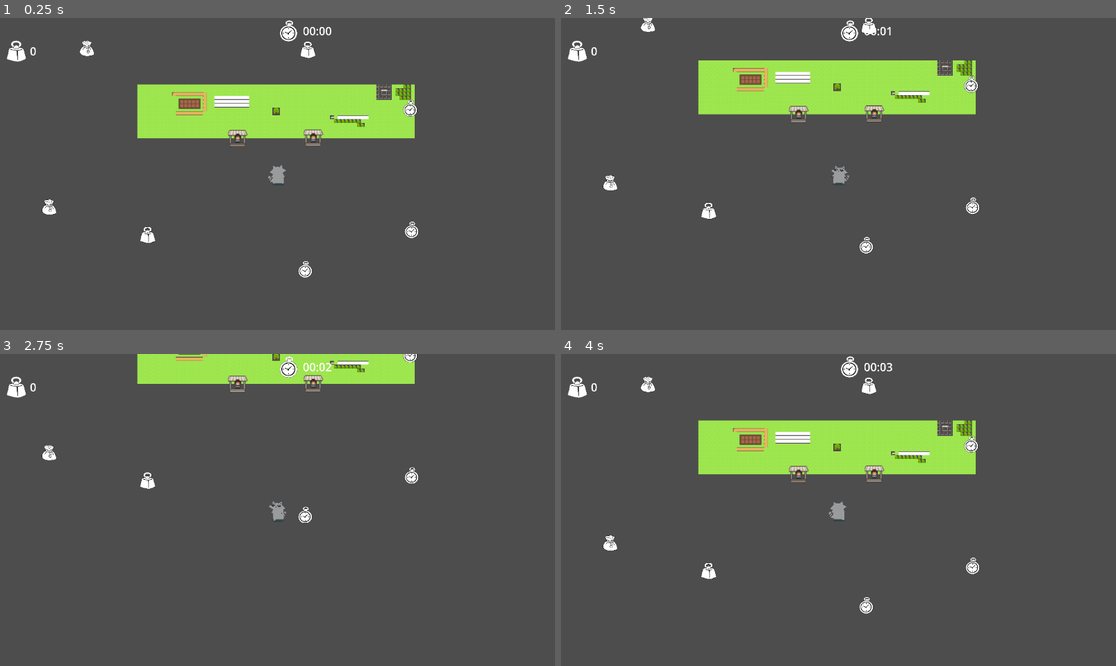
Above: before the commit, frames 1-4 (two rows, left to right).
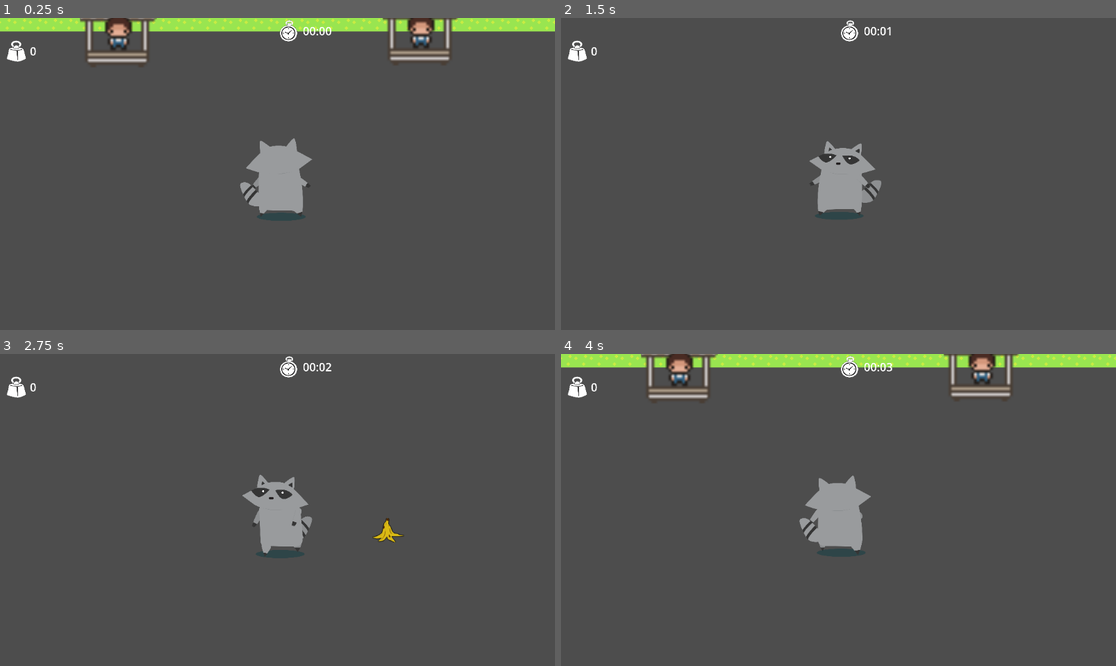
Above: after the commit, the same moments.

Repository: Lu-ni/upsi-jam-6
Game: Godot game, scene res://scenes/MainScene.tscn
Same seed, same stepped clock (60 frames per second), same inputs: the game is played once before the commit and once after it. The engine's default icon, where the game draws it, is replaced by a stand-in: a white triangle on a blue panel in a dark square.
Inputs:
- Up to frame 1 (0.25 s): no input
- Up to frame 2 (1.5 s): tap Enter at 0.5 s; hold Right (shop_right) 0.53-1.28 s; tap E (petals) at 0.6 s; tap Down (shop_buy) at 0.77 s; tap Space at 1.25 s; hold S (ui_down) from 1.28 s (still down); tap P at 1.35 s
- Up to frame 3 (2.75 s): tap Down (shop_buy) at 1.52 s; release S (ui_down) at 2.03 s; hold Right (shop_right) from 2.03 s (still down); tap X at 2.1 s
- Up to frame 4 (4 s): release Right (shop_right) at 2.78 s; hold W (ui_up) 2.78-3.53 s; tap R at 2.85 s; tap Down (shop_buy) at 3.02, 3.77 s; hold Left (shop_left) from 3.53 s (still down); tap E (petals) at 3.6 s

The runs differ from the first frame. In frame 1, 16% of the frame differs, in the area x 0-100%, y 0-84%; in frame 2, 11%; in frame 3, 6.9%; in frame 4, 16%.

Commit message:
fix sprite

Diff:
--- a/globals/GlobalItemList.gd
+++ b/globals/GlobalItemList.gd
@@ -2,9 +2,9 @@
 
 var items: Dictionary[String, Item] = {}
 func _enter_tree() -> void:
-	add_item_to_list("PODS", Item.ITEM_TYPE.ELECTRONICS, 100, 2, "res://assets/icons/pods.png")
-	add_item_to_list("TIME", Item.ITEM_TYPE.PRECIOUS, 300, 5, "res://assets/icons/time.png")
-	add_item_to_list("VALUE", Item.ITEM_TYPE.PRECIOUS, 500, 1, "res://assets/icons/value.png")
+	add_item_to_list("apple", Item.ITEM_TYPE.COSUMABLE, 100, 2, "res://assets/sprites/items-and-more/apple.svg")
+	add_item_to_list("banana", Item.ITEM_TYPE.COSUMABLE, 300, 5, "res://assets/sprites/items-and-more/banana-peal.svg")
+	add_item_to_list("bottle", Item.ITEM_TYPE.COSUMABLE, 500, 1, "res://assets/sprites/items-and-more/bottle.svg")
 func add_item_to_list(name, type, value, weight, texture):
 	items[name] = Item.new()
 	items[name].item_name = name
--- a/scenes/MainScene.tscn
+++ b/scenes/MainScene.tscn
@@ -3,8 +3,7 @@
 [ext_resource type="Texture2D" uid="uid://drsmvpdhbasf0" path="res://assets/sprites/test/Farming Pixel Art Assets.png" id="1_611at"]
 [ext_resource type="PackedScene" uid="uid://bxbwud5tu2yaq" path="res://scenes/Player.tscn" id="1_echbf"]
 [ext_resource type="PackedScene" uid="uid://cu0s3kerks1jj" path="res://scenes/Drop.tscn" id="2_ibiss"]
-[ext_resource type="PackedScene" uid="uid://d35pkl3pwtuow" path="res://scenes/Shop.tscn" id="3_c6dvc"]
-[ext_resource type="PackedScene" uid="uid://b8426ip26j4iu" path="res://scenes/Craft.tscn" id="5_k24pf"]
+[ext_resource type="PackedScene" uid="uid://b8426ip26j4iu" path="res://scenes/Shop.tscn" id="5_k24pf"]
 
 [sub_resource type="TileSetAtlasSource" id="TileSetAtlasSource_k24pf"]
 texture = ExtResource("1_611at")
--- a/scenes/Player.tscn
+++ b/scenes/Player.tscn
@@ -145,7 +145,7 @@
 speed = 500.0
 
 [node name="Camera2D" type="Camera2D" parent="." unique_id=1720887917]
-zoom = Vector2(0.5, 0.5)
+zoom = Vector2(2, 2)
 
 [node name="GPUParticles2D" type="GPUParticles2D" parent="." unique_id=399853638]
 emitting = false
--- a/scenes/Shop.tscn
+++ b/scenes/Shop.tscn
@@ -1,7 +1,7 @@
 [gd_scene format=3 uid="uid://b8426ip26j4iu"]
 
 [ext_resource type="Script" uid="uid://b82ibctgve75e" path="res://scripts/shop.gd" id="1_ec5oe"]
-[ext_resource type="Texture2D" uid="uid://drsmvpdhbasf0" path="res://assets/test/Farming Pixel Art Assets.png" id="2_t4md6"]
+[ext_resource type="Texture2D" uid="uid://drsmvpdhbasf0" path="res://assets/sprites/test/Farming Pixel Art Assets.png" id="2_t4md6"]
 
 [sub_resource type="AtlasTexture" id="AtlasTexture_cimqq"]
 atlas = ExtResource("2_t4md6")
--- a/scripts/item_class.gd
+++ b/scripts/item_class.gd
@@ -1,7 +1,7 @@
 class_name Item
 
 enum ITEM_TYPE {
-	HERBAL,
+	COSUMABLE,
 	ELECTRONICS,
 	WASTE,
 	PRECIOUS
Not shown: 1 places in scenes/Craft.tscn that only renumber resources
Not shown: 1 places in scenes/Credit.tscn that only renumber resources
Not shown: 1 places in scenes/MainScene.tscn that only renumber resources
